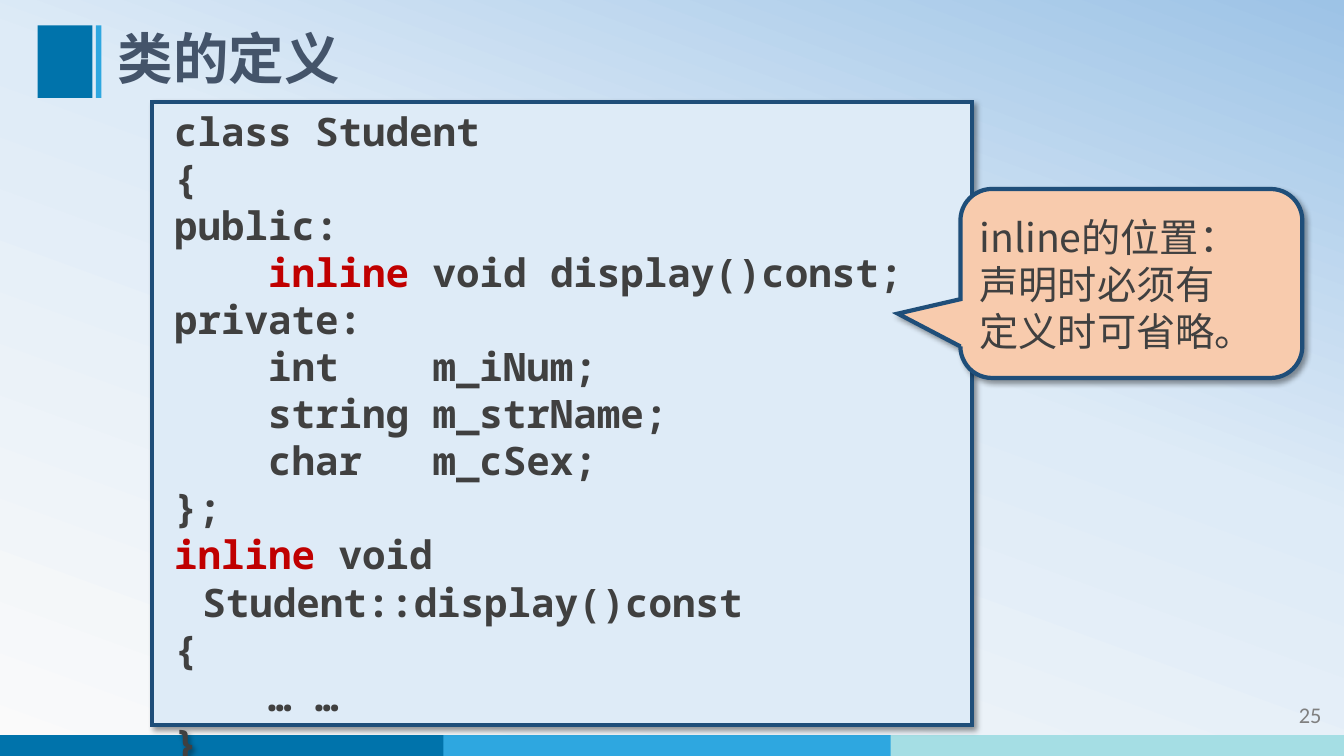
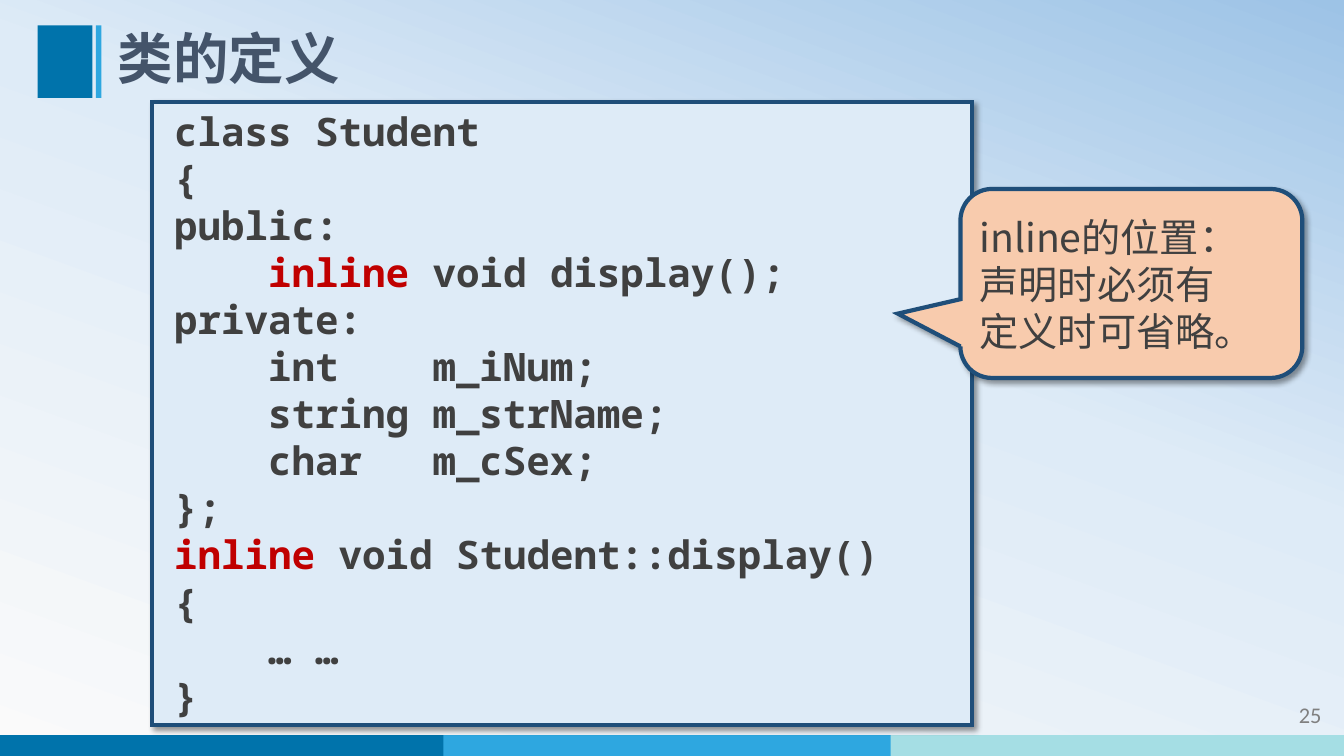
Before and after one commit to edu2act/course-cpp, a slide deck: slide 26 of materials/slides/ch03-class-and-object-up-1.pptx. Drawn at 1344x756 pixels with LibreOffice and Linux fonts; fonts in the diff are those of the drawing. Boxes give left, top, right and bottom in pixels: in the first picture for what was removed or moved away, otherwise in the second. Text is boxed around its words. In the diff, an @@ line names an element or a change of style, - is before the commit and + after.

```diff
--- a/materials/slides/ch03-class-and-object-up-1.pptx
+++ b/materials/slides/ch03-class-and-object-up-1.pptx
@@ text in rectangle at (268,256,785,297): text changed @@
-inline void display()const;
+inline void display();
@@ text in rectangle at (174,538,879,579): text changed @@
-inline void Student::display()const
+inline void Student::display()
```
Also in this commit, not shown: 4 other slides changed, 26 other files.
